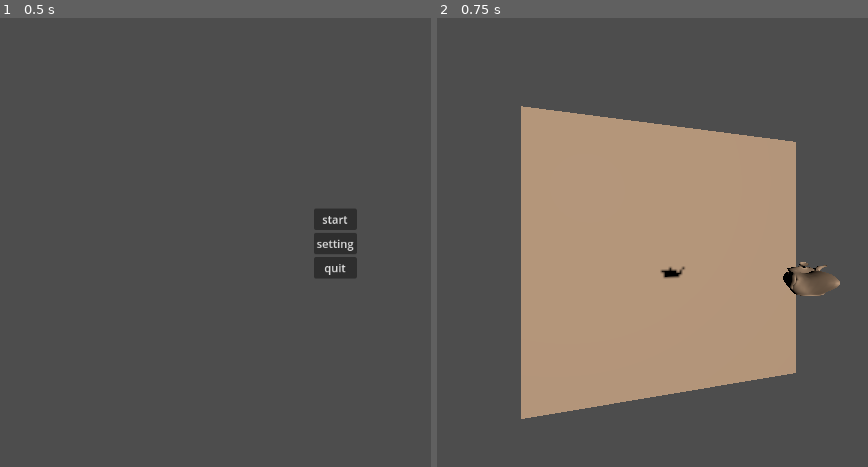
Above: before the commit, frames 1-2 (left to right).
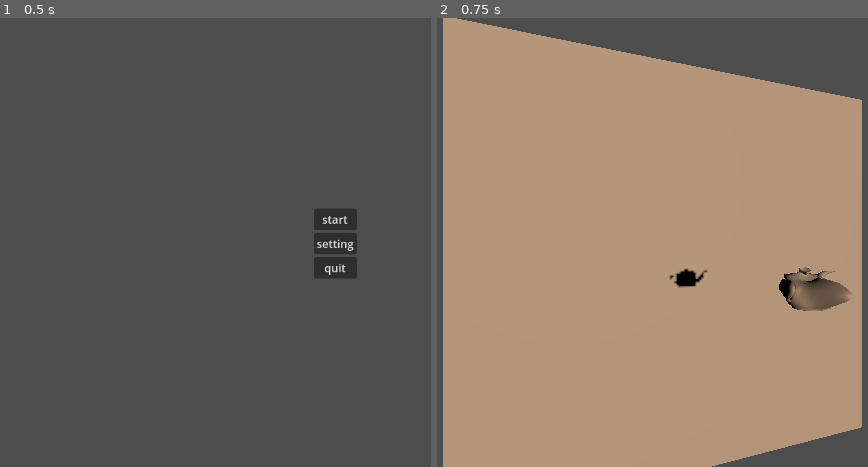
Above: after the commit, the same moments.

Repository: Parkjoungwan/inTheShadow
Game: Godot game, scene res://scenes/menu.tscn
The game is run twice, just before and just after one commit, with the same random seed, the same clock (stepped at 60 frames per second) and the same inputs.
Inputs:
- Up to frame 1 (0.5 s): no input
- Up to frame 2 (0.75 s): click "start" at 0.5 s

Frame 1 is identical in both runs. In frame 2, 49% of the frame differs, in the area x 1-99%, y 0-100%.

Commit message:
[feat] quaternion print

Diff:
--- a/godot/scenes/inTheShadowRoom.tscn
+++ b/godot/scenes/inTheShadowRoom.tscn
@@ -31,7 +31,7 @@
 shadow_enabled = true
 
 [node name="MainCamera" type="Camera3D" parent="."]
-transform = Transform3D(0.902585, 0, -0.430511, 0, 1, 0, 0.430511, 0, 0.902585, -14.3751, 3.40875, 16.7062)
+transform = Transform3D(0.902585, 0, -0.430511, 0, 1, 0, 0.430511, 0, 0.902585, -11.804, 3.40875, 12.1792)
 fov = 61.1512
 script = ExtResource("2_dllyc")
 
@@ -45,7 +45,7 @@
 debug_shape_thickness = 5
 
 [node name="shadowWall" type="MeshInstance3D" parent="."]
-transform = Transform3D(1, 0, 0, 0, 1, 0, 0, 0, 1, 0.173791, 0.18003, -55.5066)
+transform = Transform3D(1, 0, 0, 0, 1, 0, 0, 0, 1, 0.173791, 0.18003, -34.4475)
 mesh = SubResource("PlaneMesh_j6aje")
 skeleton = NodePath("../3D_Lights")
 
--- a/godot/scripts/objectRotate.gd
+++ b/godot/scripts/objectRotate.gd
@@ -47,6 +47,10 @@
 
 func _mouse_released ():
 	is_rotating = false
+	# selected_object의 회전율 출력
+	var basis = selected_object.transform.basis
+	var quat = Quaternion(basis)
+	print(quat)
 	selected_object = null
 
 func _mouse_motion (curPosition):
